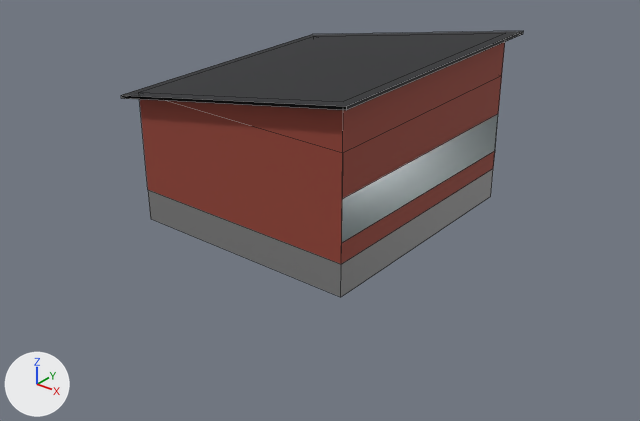
An edit to the FBX model unity/Assets/Models/Buildings/a2015/0/mashup-hut_red-far.fbx, drawn before and after from the same camera.
Camera for both pictures: a 50 mm lens placed at (12.77, -16.17, 9.58), pointed at (0.42, -0.73, 0.01). Arrows for +X, +Y and +Z are at lower left; the lights stay in place. The picture after the commit comes second. Mesh edges are drawn as thin lines. Where no turn or scale is listed for an object, it has been applied to the vertices.

The first picture shows 'a2015.hut_red.far'.
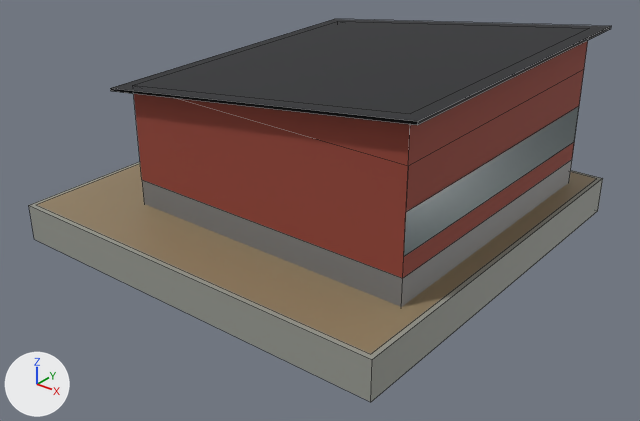
The edits, one by one:
Material 'BD_CONCRETE' (mat_bd_concrete) is new.
Its base color is (0.318, 0.327, 0.291) (grey #999b93).
Its roughness is 0.6.
Material 'PATH_SAND' (mat_path_sand) is new.
Its base color is (0.291, 0.217, 0.122) (brown #938062).
me_a2015_600_far_001 is used by ob_a2015_hut_red_far; location (0.0, 0.0, 0.0).
Verts and faces of me_a2015_600_far_001; kept vertices keep their numbers, new ones are numbered from 26.
me_a2015_600_far_001 had 26 vertices, 17 faces and spanned x -3.3..3.3, y -3.55..3.55, z -0.3..4.1.
me_a2015_600_far_001 now has 38 vertices, 24 faces and spans x -5.2..5.2, y -5.2..5.2, z -0.8..4.25.
me_a2015_600_far_001 part 1: a new loose piece, a box spanning x -5.2..5.2, y -5.2..5.2, z -0.8..0.15, in mat_bd_concrete (grey #999b93).
me_a2015_600_far_001 part 2: the loose piece of 18 vertices spanning x -3.0..3.0, y -3.25..3.25, z -0.3..4.05 is scaled about its middle by (1.27, 1.2, 0.955), then moved by (0.8, 0.5, 0.25).
me_a2015_600_far_001 part 3: the loose piece of 8 vertices spanning x -3.3..3.3, y -3.55..3.55, z 2.87..4.1 is scaled about its middle by (1.27, 1.2, 0.955), then moved by (0.8, 0.5, 0.18).
Part 4, on me_a2015_600_far_001:
New vertex 26 is at (-5.08, -5.08, 0.16), pixel (35, 204).
New vertex 27 is at (5.08, -5.08, 0.16), pixel (370, 354).
New vertex 28 is at (5.08, 5.08, 0.15), pixel (596, 178).
New vertex 29 is at (-5.08, 5.08, 0.15).
New faces: (26, 27, 28, 29) (mat_path_sand (brown #938062)).
me_a2015_600_far_001 gains material mat_bd_concrete (grey #999b93).
me_a2015_600_far_001 gains material mat_path_sand (brown #938062).

Changed parts and their boxes [x1, y1, x2, y2] in the pictures (640 x 421 px; the box of a moved part takes in the faces that stretch with it):
'a2015.hut_red.far', reshaped (45% wider, 44% taller): before [121, 31, 523, 297]; after [29, 19, 611, 402]
part 1 of me_a2015_600_far_001, added: after [29, 162, 603, 402]
part 2 of me_a2015_600_far_001, moved or reshaped: before [139, 42, 505, 297]; after [134, 41, 588, 307]
part 3 of me_a2015_600_far_001, moved or reshaped: before [121, 31, 523, 111]; after [110, 19, 611, 126]
part 4 of me_a2015_600_far_001, added (brown): after [36, 164, 596, 354]
